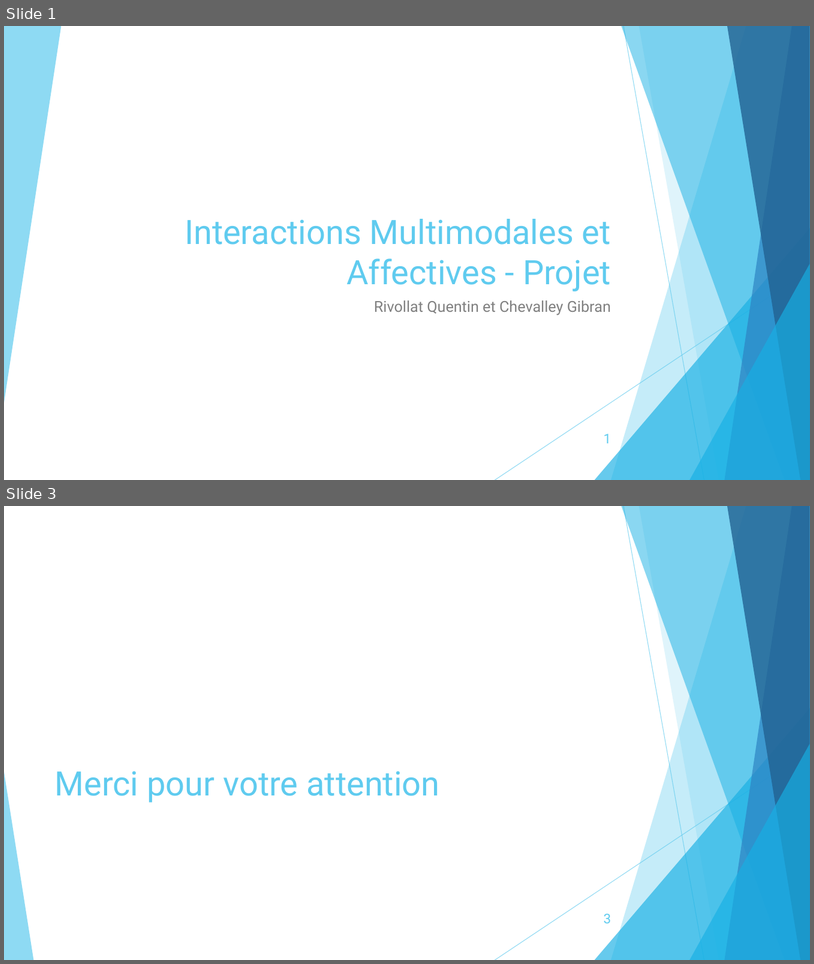
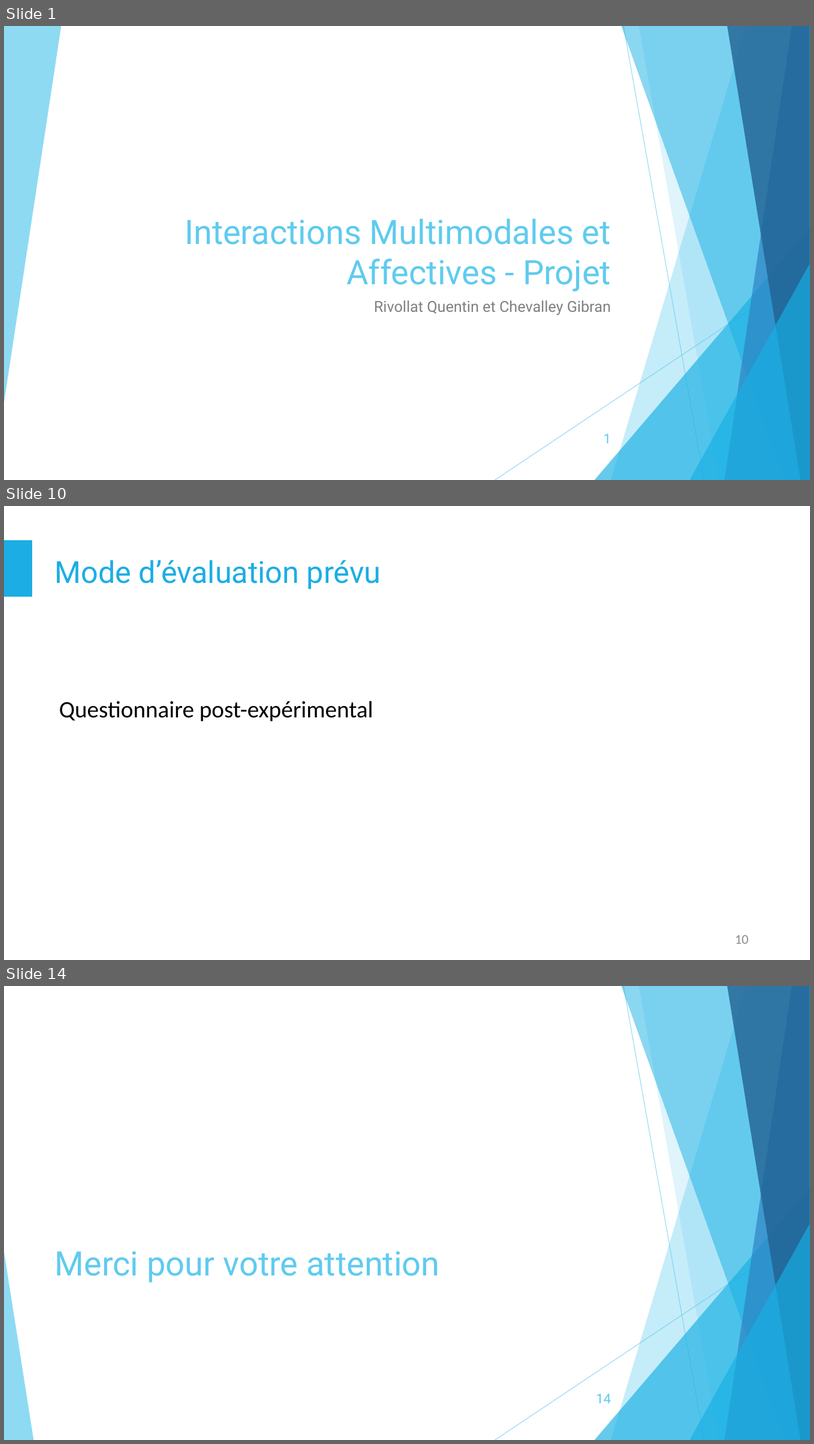
Before and after one commit to LunarX/ProjectTime, a slide deck: Documents/Presentation_final_1.pptx. Shown one above the other, each under a label of ours: slides 1 and 3 before the commit, slides 1, 10 and 14 after it; the slides between them are not shown. The pictures are 814x964 and 814x1444 pixels, drawn with LibreOffice and Linux fonts; fonts in the diff are those of the drawing. Boxes give left, top, right and bottom in pixels: in the first picture for what was removed or moved away, otherwise in the second. Text is boxed around its words. In the diff, an @@ line names an element or a change of style, - is before the commit and + after.

```diff
--- a/Documents/Presentation_final_1.pptx
+++ b/Documents/Presentation_final_1.pptx
@@ slide 10 added at (4,506,810,960), background #FFFFFF @@
@@ rectangle added at (4,540,32,596), fill #1CADE4, outline #1CADE4 1 pt @@
@@ title added at (55,560,381,589), 36 pt, text #1CADE4 @@
+Mode d’évaluation prévu
@@ text added at (59,700,374,721), 28 pt, text #000000 @@
+Questionnaire post-expérimental
@@ page number added at (735,934,749,943), 16 pt, text #8C8C8C @@
+10
@@ what was slide 3 is now slide 14 @@
@@ page number at (596,1393,611,1403): text changed @@
-3
+14
```
Also in this commit, not shown: 11 other slides added, 1 slide removed.
